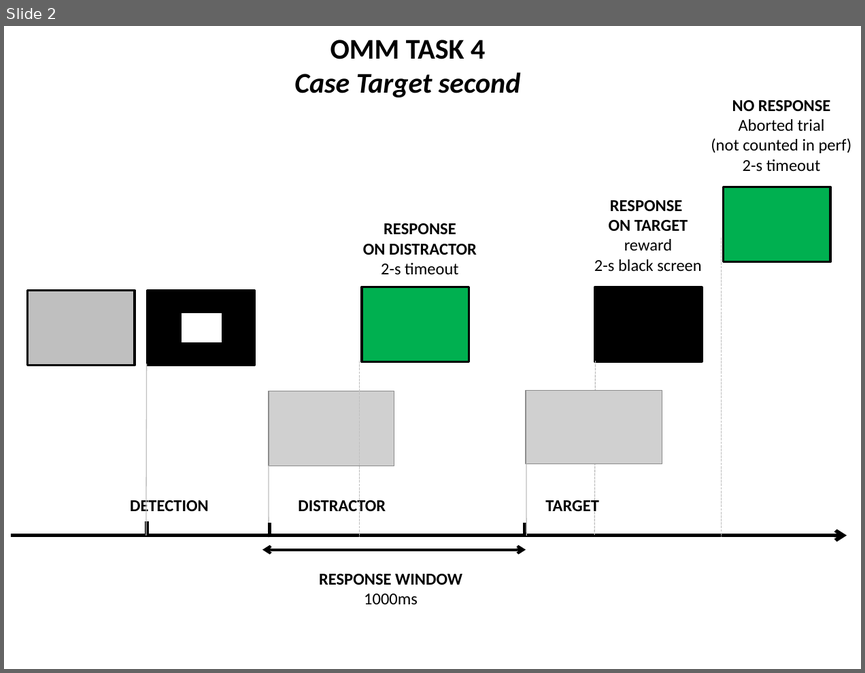
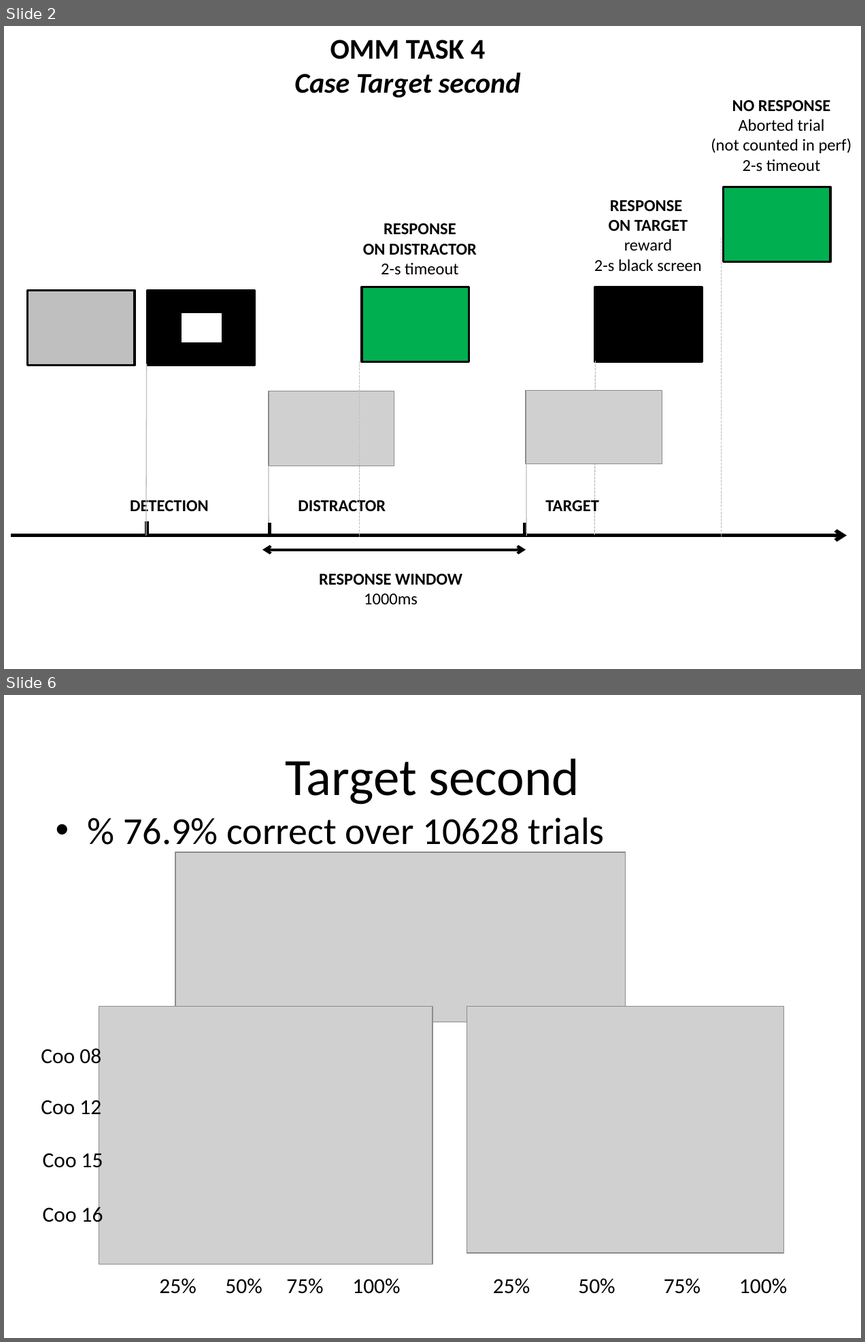
Before and after one commit to pascalbelin/OMM, a slide deck: OMM-Task4.pptx. Shown one above the other, each under a label of ours: slide 2 before the commit, slides 2 and 6 after it; the slides between them are not shown. The pictures are 865x673 and 865x1342 pixels, drawn with LibreOffice and Linux fonts; fonts in the diff are those of the drawing; grey boxes stand for pictures. Boxes give left, top, right and bottom in pixels: in the first picture for what was removed or moved away, otherwise in the second. Text is boxed around its words. In the diff, an @@ line names an element or a change of style, - is before the commit and + after.

```diff
--- a/OMM-Task4.pptx
+++ b/OMM-Task4.pptx
@@ slide 6 added at [4,695,861,1338], background #FFFFFF @@
@@ title added at [285,758,579,804], 44 pt, text #000000 @@
+Target second
@@ text added at [124,817,604,853], 32 pt, text #000000 @@
+• % 76.9% correct over 10628 trials
@@ picture added at [175,852,626,1021] @@
@@ picture added at [99,1006,432,1264] @@
@@ picture added at [466,1006,783,1253] @@
@@ text added at [41,1045,101,1068], 18 pt, text #000000 @@
+Coo 08
@@ text added at [41,1096,101,1119], 18 pt, text #000000 @@
+Coo 12
@@ text added at [43,1149,103,1172], 18 pt, text #000000 @@
+Coo 15
@@ text added at [43,1204,103,1227], 18 pt, text #000000 @@
+Coo 16
@@ text added at [159,1278,400,1293], 18 pt, text #000000 @@
+25% 50% 75% 100%
@@ text added at [493,1278,787,1293], 18 pt, text #000000 @@
+25% 50% 75% 100%
```
Also in this commit, not shown: 1 slide changed, 3 other slides added, 1 slide removed, 4 other files.
